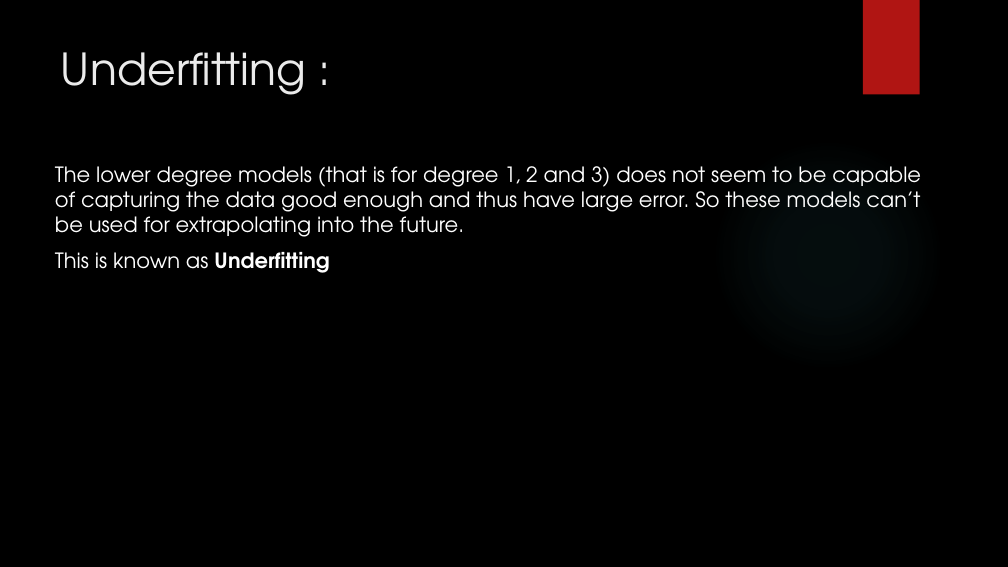
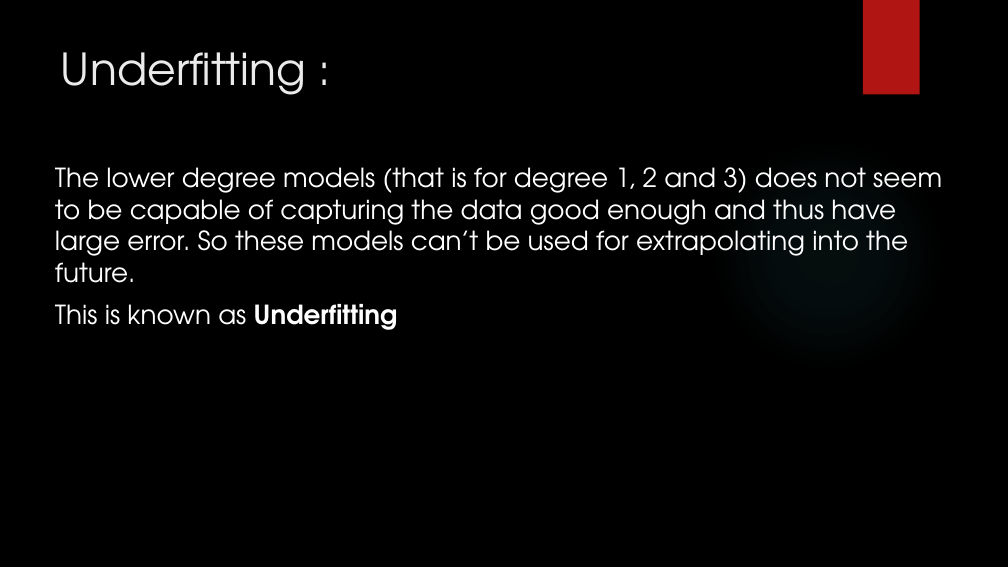
Before and after one commit to vikas-rathee/Web-Traffic-Analysis, a slide deck: slide 34 of Minor Project.pptx. Drawn at 1008x567 pixels with LibreOffice and Linux fonts; fonts in the diff are those of the drawing; background and template pictures are left out. Boxes give left, top, right and bottom in pixels: in the first picture for what was removed or moved away, otherwise in the second. Text is boxed around its words. In the diff, an @@ line names an element or a change of style, - is before the commit and + after.

```diff
--- a/Minor Project.pptx
+++ b/Minor Project.pptx
@@ text "The lower degree models (that ..." at (x1=55, y1=167, x2=942, y2=330): size 20 to 25 pt @@
```
Also in this commit, not shown: 9 other slides changed.
